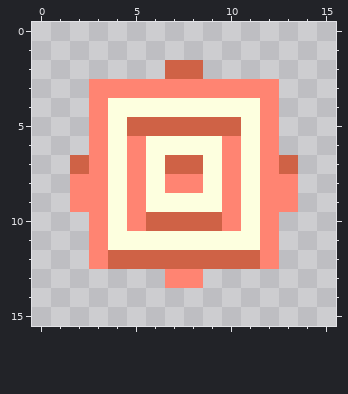
File history of a pixel-art file, Assets/Runtime/Aseprite/Target/TargetNotActive.aseprite. Above: the version before the commit.
16x16 pixels, 1 frame.
After the commit:
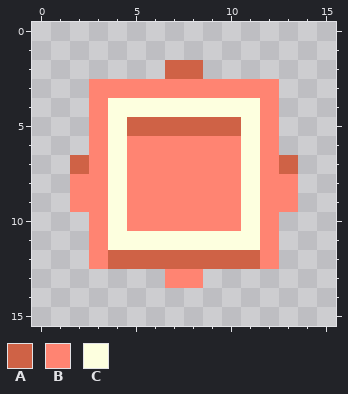
Palette (. is transparent): A #cf6246  B #ff8472  C #fdffdf
Difference:
Changed rows in their new state; - is an unchanged pixel.
Layer "Layer 2":
first column x 6:
 6 BBBB
 7 BBBB
 8 B--B
 9 BBBB
10 BBBB
Changed places in both pictures, as pixel boxes (x1, y1, x2, y2):
changed: (146, 136, 222, 231)
